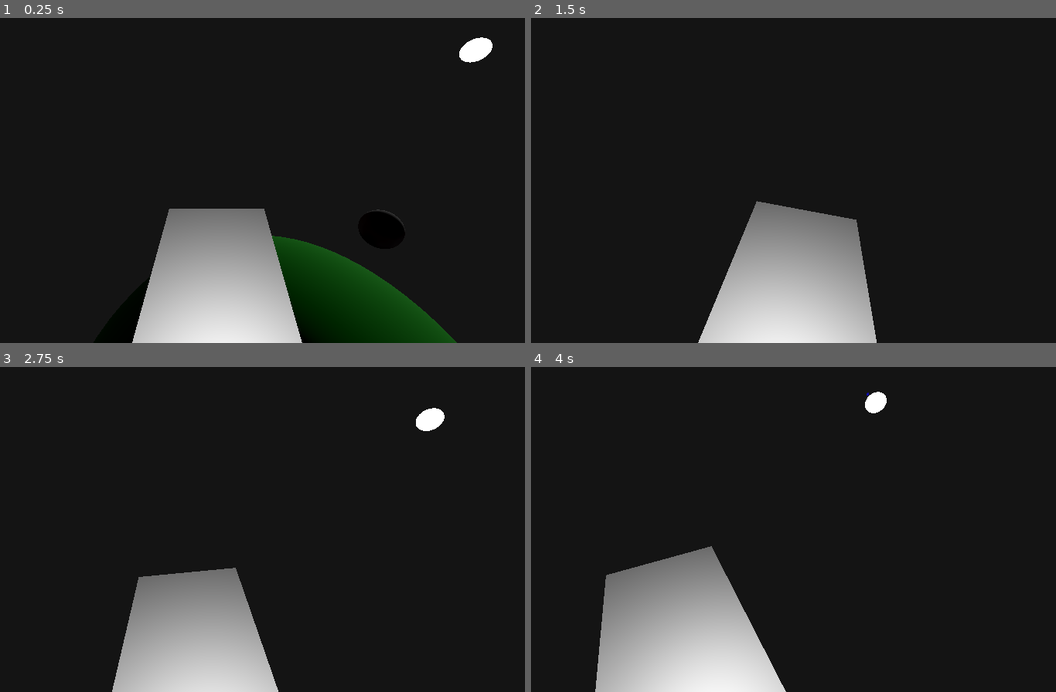
Above: before the commit, frames 1-4 (two rows, left to right).
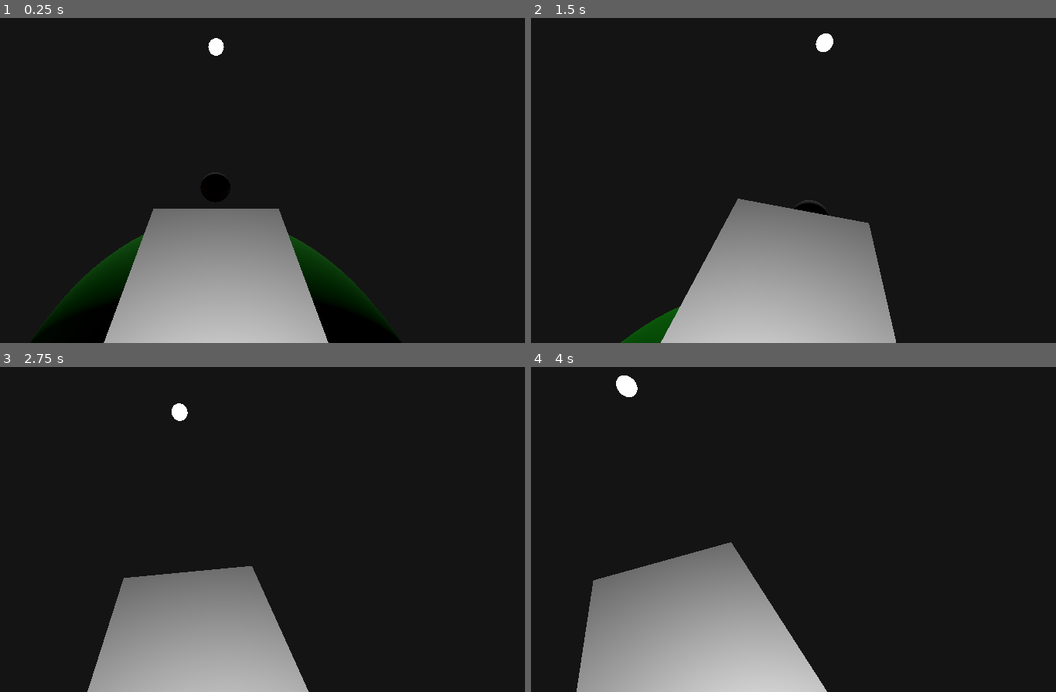
Above: after the commit, the same moments.

Repository: AcctForJudge/Planetary-Gravity-Simulation
Game: Godot game, scene res://Universe/universe.tscn
Two runs of this game, one before a commit and one after it. Both use one fixed random seed, a clock stepped at 60 frames per second and the inputs below.
Inputs (mouse positions are in pixels of both pictures, inside the frame that each line leads up to):
- Up to frame 1 (0.25 s): no input
- Up to frame 2 (1.5 s): tap Enter at 0.5 s; move the mouse to (783, 167) at 0.52 s; hold W (forward) from 0.53 s (still down); tap P (play) at 0.6 s; click (783, 167) at 0.67 s; move the mouse to (714, 170) at 1.27 s; tap H (hide) at 1.35 s; click (714, 170) at 1.42 s
- Up to frame 3 (2.75 s): keep holding W (forward); tap P (play) at 1.55, 2.1 s; tap Space (up) at 2 s; move the mouse to (231, 513) at 2.02 s; click (231, 513) at 2.17 s
- Up to frame 4 (4 s): keep holding W (forward); move the mouse to (741, 523) at 2.77 s; tap V (view_mode) at 2.85 s; click (741, 523) at 2.92 s; tap P (play) at 3.05, 3.6 s; tap Enter at 3.5 s; move the mouse to (793, 523) at 3.52 s; click (793, 523) at 3.67 s

The runs differ from the first frame. In frame 1, 12% of the frame differs, in the area x 8-94%, y 5-100%; in frame 2, 7.9%; in frame 3, 5.7%; in frame 4, 8.5%.

Commit message:
spaceship normal up thing works, but the camera after and transition between those values needs work

Diff:
--- a/SpaceShip/spaceship.gd
+++ b/SpaceShip/spaceship.gd
@@ -2,15 +2,12 @@
 extends CharacterBody3D
 
 @export_category("speed")
-@export var horizontal_speed := 1
-@export var vertical_speed := 1
-@export var rot_speed := 1
+@export_range(0.1, 15, 0.1, "or_greater") var speed := 1.0
+@export_range(0.1, 2, 0.1) var rot_speed := 1.0
 @export var mouse_sense := 0.005
 @export_category("Bodies")
 @export var body_containers: Node3D
 @export var universe: Universe
-
-@export var vec: Vector3 = Vector3.DOWN
 var bodies: Array
 var look_rotation := Vector2.ZERO
 var mouse_captured := true
@@ -19,6 +16,8 @@
 var main_body : HeavenlyBody
 var should_add_gravity := true
 var yaw: float
+@onready var mesh: MeshInstance3D = $MeshInstance3D
+@onready var col: CollisionShape3D = $CollisionShape3D
 @onready var cam: Node3D = $Cam
 @onready var head: Node3D = $Cam/Head
 
@@ -41,42 +40,32 @@
 
 func _physics_process(delta: float) -> void:
 	handle_movement(delta)
-	print(should_add_gravity)
-	if universe.play and should_add_gravity:
-		var forces: Array = []
+	if universe.play:
 		var strongest_force := Vector3.ZERO
-		var second_strongest_force := Vector3.ZERO
 		for body in bodies:
 			var sqr_dist = position.distance_squared_to(body.position)
 			var dir = position.direction_to(body.position)
 			var force: Vector3 = dir * Universe.G * body.mass / sqr_dist # force = acc cuz mass cancel
-			forces.append(force)
-			#print(force)
 			if force.length_squared() > strongest_force.length_squared():
-				second_strongest_force = strongest_force
 				strongest_force = force
 				main_body = body
-		#printt(strongest_force, second_strongest_force)
-		if strongest_force.length_squared() > second_strongest_force.length_squared() * 2:
-			velocity_from_gravity += strongest_force
+
+		if strongest_force.length_squared() > 1:
+			if velocity_from_gravity.length_squared() < 10:
+				velocity_from_gravity += strongest_force
+
 			var gravity_up = -strongest_force.normalized()
-			motion_mode = CharacterBody3D.MOTION_MODE_GROUNDED
-			up_direction = gravity_up
-			#print("dom, ", main_body.name)
+			basis = align_up(basis, gravity_up)
+			#mesh.basis = b
+			#print("dom ",basis)
 		else:
-			velocity_from_gravity += sum(forces)
-			motion_mode = CharacterBody3D.MOTION_MODE_FLOATING
-			#print("sub")
-		#print()
-	#print(motion_mode)
-	#if motion_mode == CharacterBody3D.MOTION_MODE_GROUNDED:
-		#print(up_direction)
-	if universe.play and should_add_gravity:
-		velocity = velocity_from_gravity + velocity_from_movement
-	else:
-		velocity = velocity_from_movement
-
-
+			velocity_from_gravity = Vector3.ZERO
+			#print(basis)
+	#if universe.play and should_add_gravity:
+	velocity = velocity_from_gravity + velocity_from_movement
+	#else:
+	#velocity = velocity_from_movement
+	#printt(velocity_from_gravity, velocity_from_movement)
 	move_and_slide()
 
 func handle_movement(delta):
@@ -102,11 +91,10 @@
 	if !(x or y or z):
 		velocity_from_movement = lerp(velocity_from_movement, Vector3.ZERO, delta * 2)
 
-
 func thrust_forwards():
-	velocity_from_movement += vertical_speed * -transform.basis.z
+	velocity_from_movement += speed * -transform.basis.z
 func thrust_backwards():
-	velocity_from_movement += vertical_speed * transform.basis.z
+	velocity_from_movement += speed * transform.basis.z
 func thrust_left():
 	yaw -= rot_speed
 	rotation_degrees.y = lerp(rotation_degrees.y, yaw, rot_speed)
@@ -114,13 +102,16 @@
 	yaw += rot_speed
 	rotation_degrees.y = lerp(rotation_degrees.y, yaw, rot_speed)
 func thrust_up():
-	velocity_from_movement += vertical_speed * -transform.basis.y
+	if velocity_from_gravity.length() > 0:
+		velocity_from_movement += velocity_from_gravity.length() * -transform.basis.y
+	else:
+		velocity_from_movement += speed * -transform.basis.y
 func thrust_down():
-	velocity_from_movement += vertical_speed * transform.basis.y
+	velocity_from_movement += speed * transform.basis.y
 
 func rotate_look(rot_input : Vector2):
 	look_rotation.x -= rot_input.y * mouse_sense
-	look_rotation.x = clamp(look_rotation.x, deg_to_rad(-85), deg_to_rad(85))
+	#look_rotation.x = clamp(look_rotation.x, deg_to_rad(-85), deg_to_rad(85))
 
 	look_rotation.y -= rot_input.x * mouse_sense
 	look_rotation.y = clamp(look_rotation.y, deg_to_rad(-85), deg_to_rad(85))
@@ -136,10 +127,16 @@
 		s += i
 	return s
 
+func align_up(node_basis: Basis, normal: Vector3) -> Basis:
+	var result := Basis()
+	var s = node_basis.get_scale().abs()
 
-func _on_area_3d_body_entered(_body: Node3D) -> void:
-	should_add_gravity = false
-	velocity_from_gravity = Vector3.ZERO
+	result.x = normal.cross(node_basis.z)
+	result.y = normal
+	result.z = node_basis.x.cross(normal)
 
-func _on_area_3d_body_exited(_body: Node3D) -> void:
-	should_add_gravity = true
+	result = result.orthonormalized()
+	result.x *= s.x
+	result.y *= s.y
+	result.z *= s.z
+	return result
--- a/SpaceShip/spaceship.tscn
+++ b/SpaceShip/spaceship.tscn
@@ -11,15 +11,10 @@
 [sub_resource type="BoxShape3D" id="BoxShape3D_a5f6o"]
 size = Vector3(1.52, 0.61, 2.38)
 
-[sub_resource type="BoxShape3D" id="BoxShape3D_py7oe"]
-size = Vector3(2, 1.1928711, 2.9746094)
-
 [node name="SpaceShip" type="CharacterBody3D"]
 collision_layer = 2
 motion_mode = 1
 script = ExtResource("1_a5f6o")
-vertical_speed = 20
-vec = null
 
 [node name="MeshInstance3D" type="MeshInstance3D" parent="."]
 material_override = SubResource("StandardMaterial3D_a5f6o")
@@ -28,24 +23,13 @@
 [node name="CollisionShape3D" type="CollisionShape3D" parent="."]
 shape = SubResource("BoxShape3D_a5f6o")
 
-[node name="Cam" type="Node3D" parent="."]
-transform = Transform3D(1, 0, 0, 0, 0.99999994, 0, 0, 0, 0.99999994, 0, 2.667367, 1.8801417)
-
-[node name="Head" type="Node3D" parent="Cam"]
-transform = Transform3D(1, 0, 0, 0, 0.8660253, 0.49999994, 0, -0.49999997, 0.86602527, 0, 0, 0)
-
-[node name="Camera3D" type="Camera3D" parent="Cam/Head"]
-transform = Transform3D(1, 0, 7.450581e-09, 0, 1.0000001, 2.9802322e-08, 0, 0, 1.0000002, -0.008874863, 0.111249566, -0.20810175)
-current = true
-
-[node name="Area3D" type="Area3D" parent="."]
-
-[node name="CollisionShape3D" type="CollisionShape3D" parent="Area3D"]
-transform = Transform3D(1, 0, 0, 0, 1, 0, 0, 0, 1, 0, -0.09643555, 0.01953125)
-shape = SubResource("BoxShape3D_py7oe")
-
 [node name="OmniLight3D" type="OmniLight3D" parent="."]
 transform = Transform3D(0.99909186, 0, -0.042608038, 0, 1, 0, 0.042608038, 0, 0.99909186, 0.0585084, 1.2511338, 1.1244411)
 
-[connection signal="body_entered" from="Area3D" to="." method="_on_area_3d_body_entered"]
-[connection signal="body_exited" from="Area3D" to="." method="_on_area_3d_body_exited"]
+[node name="Cam" type="Node3D" parent="."]
+transform = Transform3D(1, 0, 0, 0, 1, 0, 0, 0, 1, 0, 2.0877585, 0.95180523)
+
+[node name="Head" type="Node3D" parent="Cam"]
+transform = Transform3D(1, 0, 0, 0, 0.8660254, 0.50000006, 0, -0.50000006, 0.8660254, 0, 0, 0)
+
+[node name="Camera3D" type="Camera3D" parent="Cam/Head"]
--- a/Universe/universe.tscn
+++ b/Universe/universe.tscn
@@ -41,6 +41,7 @@
 height = 40.0
 
 [sub_resource type="FastNoiseLite" id="FastNoiseLite_wn7ko"]
+frequency = 1.0
 
 [sub_resource type="StandardMaterial3D" id="StandardMaterial3D_5gdbb"]
 albedo_color = Color(0, 1, 0, 1)
@@ -63,8 +64,14 @@
 [node name="Universe" type="Node3D" node_paths=PackedStringArray("central_body")]
 script = ExtResource("1_6q408")
 relative_to_body = true
-central_body = NodePath("HeavenlyBodies/Planet2")
+central_body = NodePath("HeavenlyBodies/Star")
 orbit_mode = 2
+
+[node name="SpaceShip" parent="." node_paths=PackedStringArray("body_containers", "universe") instance=ExtResource("4_5gdbb")]
+transform = Transform3D(-0.99999994, 0, -8.742277e-08, 0, 1, 0, 8.742277e-08, 0, -0.99999994, -0.037073374, 84.31015, -3321.674)
+platform_on_leave = 2
+body_containers = NodePath("../HeavenlyBodies")
+universe = NodePath("..")
 
 [node name="WorldEnvironment" type="WorldEnvironment" parent="."]
 environment = SubResource("Environment_5gdbb")
@@ -119,12 +126,3 @@
 metadata/_custom_type_script = "uid://6ab6gpfo0tx5"
 
 [node name="Orbits" type="Node3D" parent="."]
-
-[node name="SpaceShip" parent="." node_paths=PackedStringArray("body_containers", "universe") instance=ExtResource("4_5gdbb")]
-transform = Transform3D(-0.70211583, 0, -0.7120627, 0, 1, 0, 0.7120627, 0, -0.70211583, 0, 84.31015, -3319.0415)
-platform_on_leave = 2
-horizontal_speed = 150
-vertical_speed = 240
-body_containers = NodePath("../HeavenlyBodies")
-universe = NodePath("..")
-vec = Vector3(0, -1, 0)
Not shown: 1 places in SpaceShip/spaceship.tscn that only renumber resources
